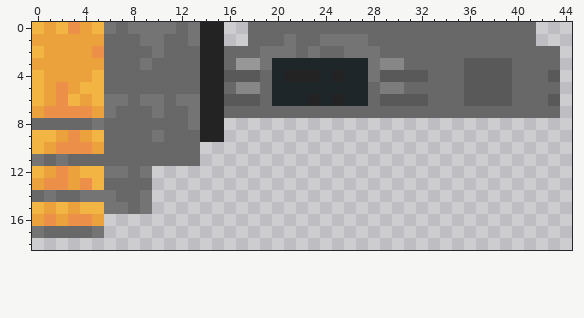
A pixel-art sprite gets an edit: src/main/resources/assets/pneumaticcraft/textures/model/assembly_controller.png. Above, as it was before the edit.
The file is 64x64 pixels. Colours within 5 levels of each other are drawn and written as one. Shown: x 0..44, y 0..18.
After the commit:
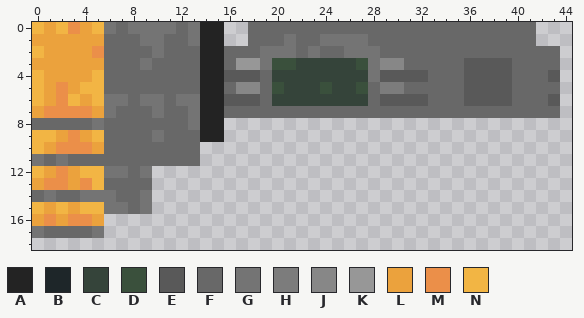
Palette (. is transparent): A #232323  B #1e2629  C #35443a  D #3a503c  E #595959  F #686868  G #747474  H #7c7c7c  J #878787  K #979797  L #eba23d  M #eb8f49  N #f2b544
From old to new:
{"y":3,"x":20,"old":"BBBBBBBB","new":"DDCCCCCD"}
{"y":4,"x":20,"old":"BAAABABB","new":"CCCCCCCC"}
{"y":5,"x":20,"old":"BBBBBBBB","new":"DCCCDCCD"}
{"y":6,"x":20,"old":"BBBABABB","new":"CCCCCCCC"}
